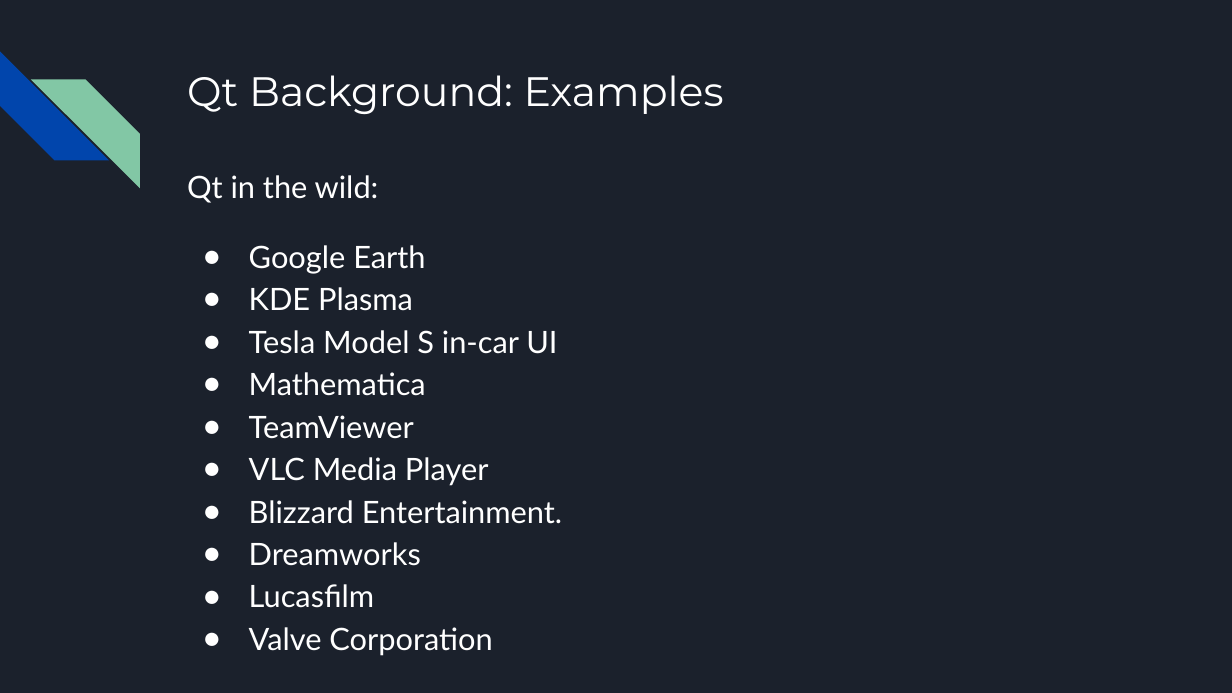
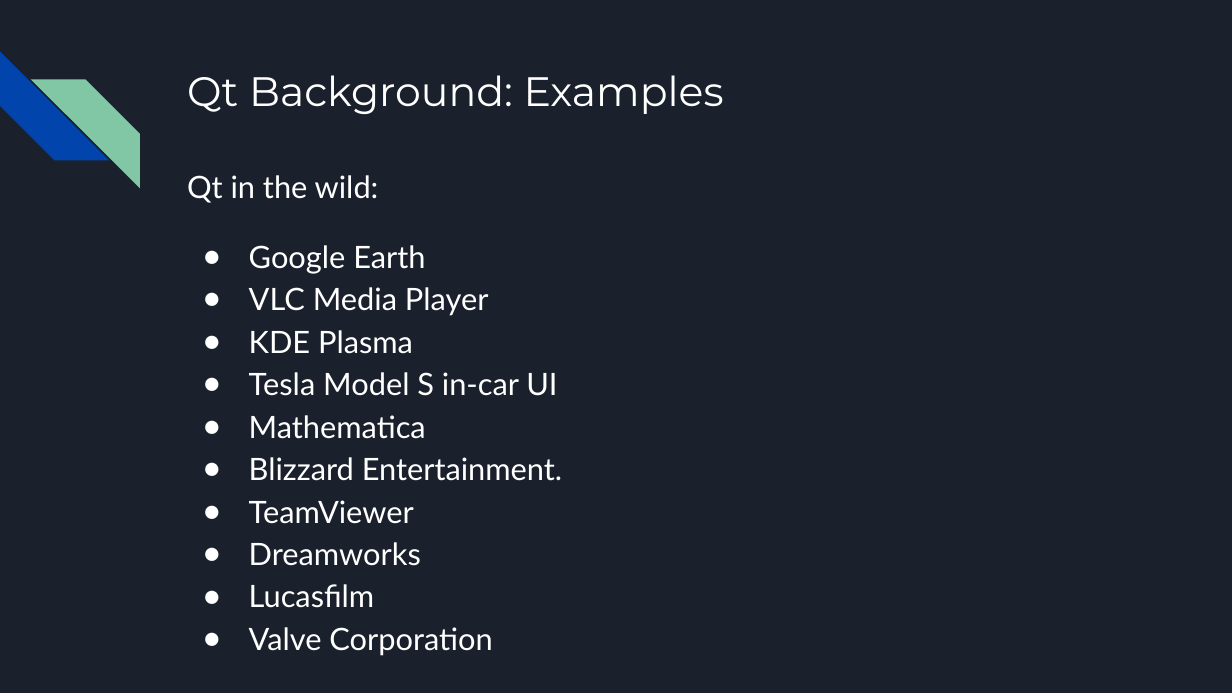
Before and after one commit to jonahsullivan/InteractiveProgrammingPresentation, a slide deck: slide 7 of Interactive Python with PyQt.pptx. Drawn at 1232x693 pixels with LibreOffice and Linux fonts; fonts in the diff are those of the drawing. Boxes give left, top, right and bottom in pixels: in the first picture for what was removed or moved away, otherwise in the second. Text is boxed around its words. In the diff, an @@ line names an element or a change of style, - is before the commit and + after.

Commit message:
removed a slide

```diff
--- a/Interactive Python with PyQt.pptx
+++ b/Interactive Python with PyQt.pptx
@@ text at (249,287,489,316): paragraph added @@
+● VLC Media Player
@@ text at (249,457,562,481): paragraph added @@
+● Blizzard Entertainment.
@@ text at (249,457,562,524): paragraphs removed @@
-● VLC Media Player
-● Blizzard Entertainment.
```
Also in this commit, not shown: 1 slide removed.
